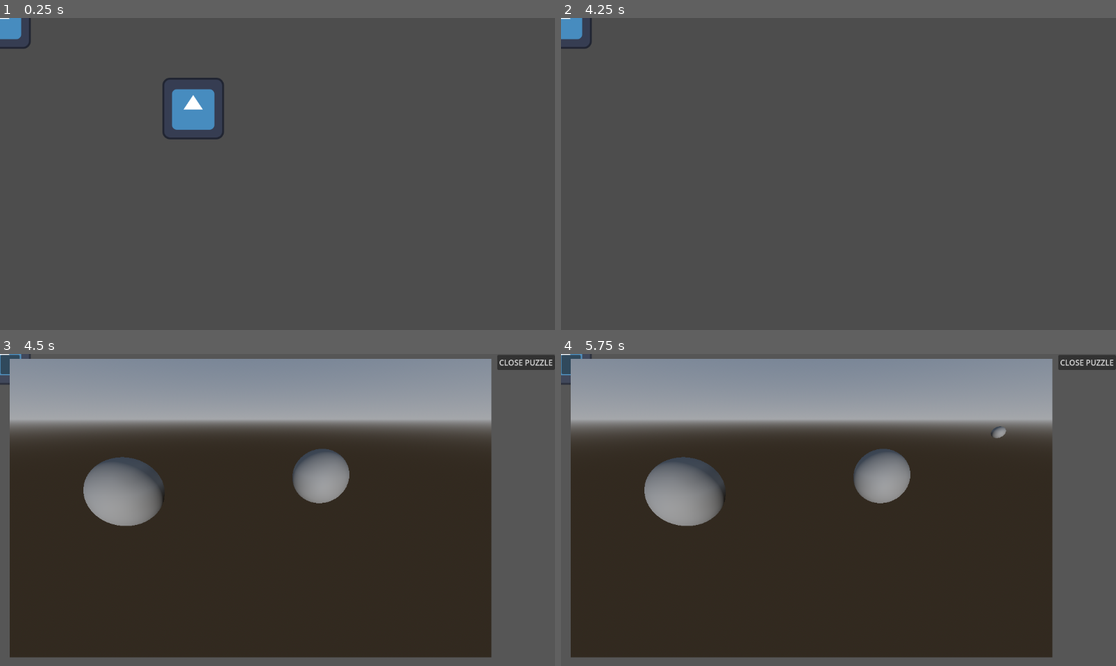
Above: before the commit, frames 1-4 (two rows, left to right).
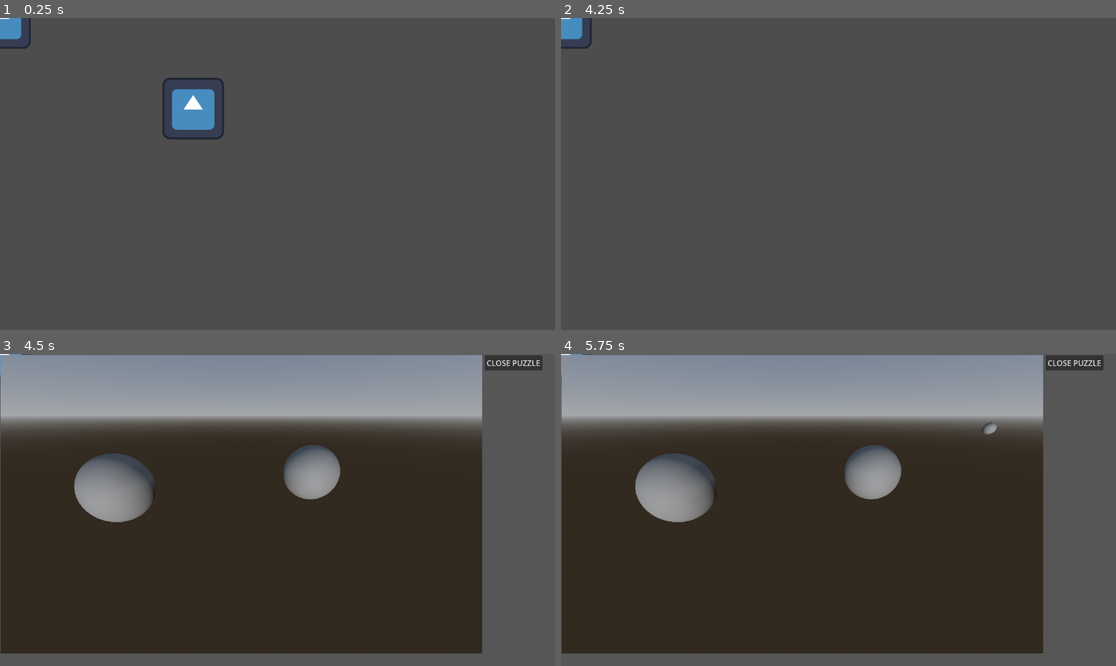
Above: after the commit, the same moments.

Repository: jphulse/591_escape_room
Game: Godot game, scene res://main/main.tscn
Two runs of this game, one before a commit and one after it. Both use one fixed random seed, a clock stepped at 60 frames per second and the inputs below. The engine's default icon, where the game draws it, is replaced by a stand-in: a white triangle on a blue panel in a dark square.
Inputs (mouse positions are in pixels of both pictures, inside the frame that each line leads up to):
- Up to frame 1 (0.25 s): no input
- Up to frame 2 (4.25 s): tap Enter at 0.5, 2.75 s; move the mouse to (810, 236) at 0.52 s; hold W (move_up) 0.53-2.03 s; tap E (interact) every 0.75 s from 0.6 to 3.6 s; move the mouse to (1005, 220) at 1.27 s; tap Space at 2, 3.5 s; move the mouse to (672, 127) at 2.02 s; hold A (move_left) 2.03-3.53 s; move the mouse to (866, 174) at 2.77 s; move the mouse to (755, 96) at 3.52 s; hold S (move_down) from 3.53 s (still down)
- Up to frame 3 (4.5 s): tap Enter at 4.25 s; move the mouse to (399, 494) at 4.27 s; release S (move_down) at 4.28 s; hold D (move_right) from 4.28 s (still down); tap E (interact) at 4.35 s
- Up to frame 4 (5.75 s): tap Space at 5 s; move the mouse to (727, 525) at 5.02 s; release D (move_right) at 5.03 s; hold W (move_up) from 5.03 s (still down); tap E (interact) at 5.1 s

Frames 1-2 are identical in both runs. In frame 3, 9.6% of the frame differs, in the area x 0-100%, y 0-98%; in frame 4, 9.7%.

Commit message:
Further UI tweaks

Diff:
--- a/escape-room/puzzle_ui/puzzle_ui.tscn
+++ b/escape-room/puzzle_ui/puzzle_ui.tscn
@@ -20,6 +20,7 @@
 color = Color(0.78431374, 0.78431374, 0.78431374, 0.078431375)
 
 [node name="Panel" type="Panel" parent="." unique_id=792102085]
+custom_minimum_size = Vector2(1000, 620)
 layout_mode = 0
 offset_left = 1.0
 offset_top = 2.0
@@ -28,10 +29,8 @@
 
 [node name="SubViewportContainer" type="SubViewportContainer" parent="Panel" unique_id=1589245245]
 layout_mode = 0
-offset_left = 19.0
-offset_top = 8.0
-offset_right = 1019.0
-offset_bottom = 628.0
+offset_right = 1000.0
+offset_bottom = 620.0
 
 [node name="SubViewport" type="SubViewport" parent="Panel/SubViewportContainer" unique_id=984192817]
 handle_input_locally = false
@@ -39,9 +38,10 @@
 
 [node name="CloseButton" type="Button" parent="Panel" unique_id=1503745707]
 layout_mode = 0
-offset_left = 1031.0
-offset_right = 1151.0
-offset_bottom = 31.0
+offset_left = 1005.0
+offset_top = 1.0
+offset_right = 1125.0
+offset_bottom = 32.0
 text = "CLOSE PUZZLE"
 
 [connection signal="pressed" from="Panel/CloseButton" to="." method="close_puzzle"]
